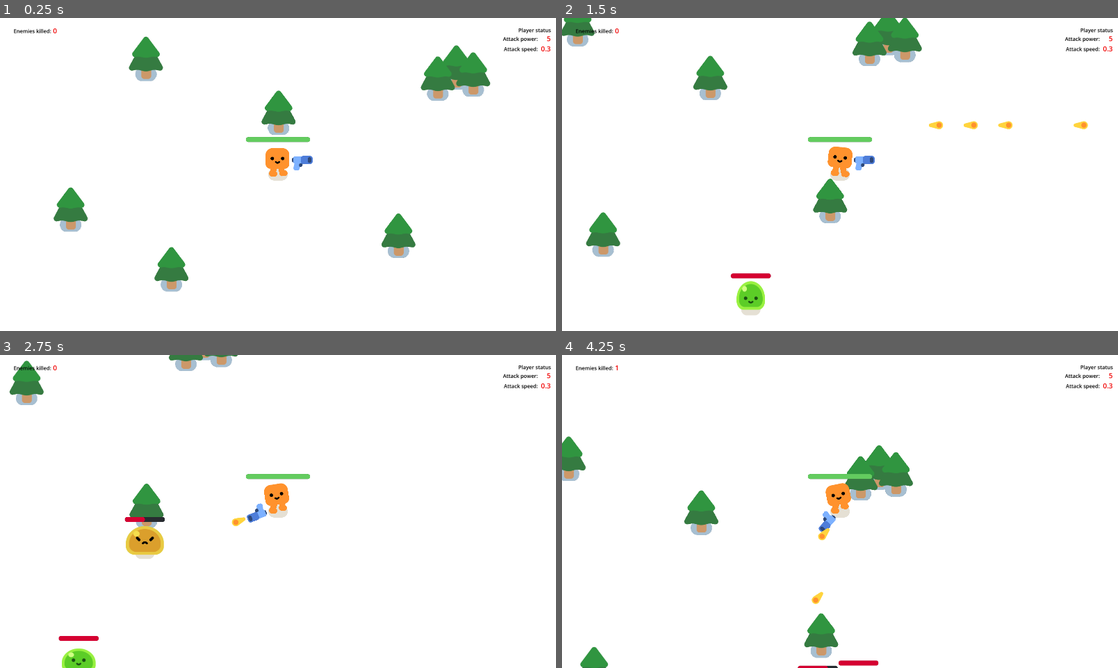
Above: before the commit, frames 1-4 (two rows, left to right).
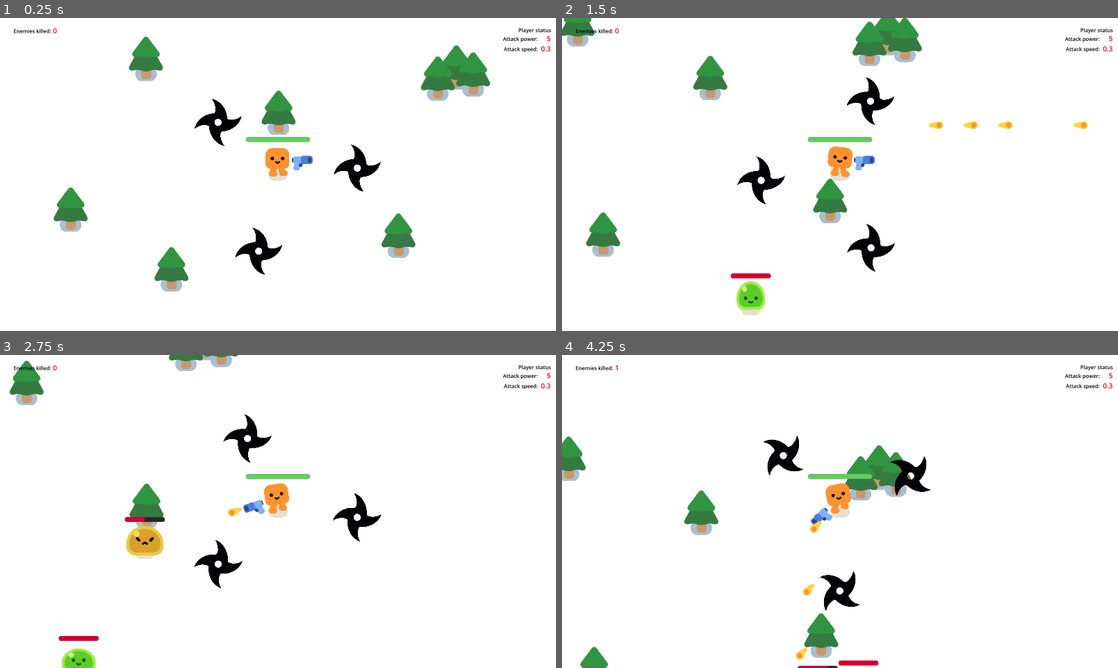
Above: after the commit, the same moments.

Repository: matheus97sm/survivor_game
Game: Godot game, scene res://survivors_game.tscn
The game is run twice, just before and just after one commit, with the same random seed, the same clock (stepped at 60 frames per second) and the same inputs.
Inputs:
- Up to frame 1 (0.25 s): no input
- Up to frame 2 (1.5 s): hold D (move_right) 0.53-1.28 s; hold S (move_down) from 1.28 s (still down)
- Up to frame 3 (2.75 s): release S (move_down) at 2.03 s; hold D (move_right) from 2.03 s (still down)
- Up to frame 4 (4.25 s): release D (move_right) at 2.78 s; hold W (move_up) 2.78-3.53 s; hold A (move_left) from 3.53 s (still down)

The runs differ from the first frame. In frame 1, 1.3% of the frame differs, in the area x 35-69%, y 25-82%; in frame 2, 1.3%; in frame 3, 1.6%; in frame 4, 1.7%, in the area x 36-67%, y 25-98%.

Commit message:
some new updates

Diff:
--- a/gun.gd
+++ b/gun.gd
@@ -2,6 +2,7 @@
 
 @onready var damage_label = get_node("/root/Game/UI/ColorRect/AttackPowerValueLabel")
 @onready var speed_label = get_node("/root/Game/UI/ColorRect/AttackSpeedValueLabel")
+@onready var player = get_node("/root/Game/Player")
 
 var maximum_shooting_speed = 0.15
 var shooting_speed = 0.3
@@ -12,11 +13,21 @@
 	speed_label.text = str(shooting_speed)
 
 func _physics_process(delta: float) -> void:
+	rotateWeapon()
+
 	var enemies_in_range = get_overlapping_bodies()
 
 	if enemies_in_range.size() > 0:
 		var target_enemy = enemies_in_range[0]
 		look_at(target_enemy.global_position)
+
+
+func rotateWeapon():
+	if %ShootingPoint.global_position.x < player.global_position.x:
+		scale = Vector2(1, -1)
+		return
+
+	scale = Vector2(1, 1)
 
 func shoot():
 	const BULLET = preload("res://bullet.tscn")
@@ -43,7 +54,6 @@
 	shoot()
 
 func _on_player_weapon_upgrade(upgrade_type) -> void:
-	print(upgrade_type)
 	if upgrade_type == "speed":
 		upgrade_weapon_speed()
 	if upgrade_type == "damage":
--- a/gun.tscn
+++ b/gun.tscn
@@ -17,6 +17,7 @@
 [node name="WeaponPivot" type="Marker2D" parent="."]
 
 [node name="Pistol" type="Sprite2D" parent="WeaponPivot"]
+unique_name_in_owner = true
 position = Vector2(84, -7)
 texture = ExtResource("1_vgqpo")
 
--- a/mob.tscn
+++ b/mob.tscn
@@ -37,10 +37,13 @@
 position = Vector2(0, -26)
 
 [node name="CollisionShape2D" type="CollisionShape2D" parent="AttackArea"]
+light_mask = 0
 shape = SubResource("CircleShape2D_a4ujy")
 debug_color = Color(0.988625, 0, 0.299871, 0.42)
 
 [node name="CollisionShape2D" type="CollisionShape2D" parent="."]
+light_mask = 4
+visibility_layer = 5
 position = Vector2(0, -26)
 shape = SubResource("CircleShape2D_qmj3k")
 
--- a/player.tscn
+++ b/player.tscn
@@ -1,8 +1,9 @@
-[gd_scene load_steps=8 format=3 uid="uid://rwyfr67y1uc0"]
+[gd_scene load_steps=9 format=3 uid="uid://rwyfr67y1uc0"]
 
 [ext_resource type="PackedScene" uid="uid://pbmyh1qru7p" path="res://characters/happy_boo/happy_boo.tscn" id="1_2t8ct"]
 [ext_resource type="Script" path="res://player.gd" id="1_xji22"]
 [ext_resource type="PackedScene" uid="uid://phvgov4ow6gr" path="res://gun.tscn" id="3_o35hh"]
+[ext_resource type="PackedScene" uid="uid://drqkm8x1t38f7" path="res://weapon/shuriken_attack.tscn" id="4_edw5v"]
 
 [sub_resource type="CircleShape2D" id="CircleShape2D_bovb0"]
 radius = 32.0156
@@ -51,6 +52,8 @@
 shape = SubResource("CircleShape2D_834hi")
 debug_color = Color(1, 0.0117647, 0.027451, 0.282353)
 
+[node name="ShurikenAttack" parent="." instance=ExtResource("4_edw5v")]
+
 [node name="ProgressBar" type="ProgressBar" parent="."]
 unique_name_in_owner = true
 offset_left = -111.0
@@ -61,5 +64,3 @@
 theme_override_styles/fill = SubResource("StyleBoxFlat_r05xl")
 value = 100.0
 show_percentage = false
-
-[connection signal="weapon_upgrade" from="." to="Gun" method="_on_player_weapon_upgrade"]
--- /dev/null
+++ b/shuriken/shuriken.gd
@@ -0,0 +1,18 @@
+extends Area2D
+
+
+var shuriken_damage = 3.0
+
+
+func _ready() -> void:
+	play_attack()
+
+
+func play_attack():
+	%AnimationPlayer.play("attack")
+
+
+func _on_body_entered(body: Node2D) -> void:
+	print(body)
+	if body.has_method("take_damage"):
+		body.take_damage(shuriken_damage)
--- /dev/null
+++ b/shuriken/shuriken.tscn
@@ -0,0 +1,64 @@
+[gd_scene load_steps=7 format=3 uid="uid://ddydui66gptyt"]
+
+[ext_resource type="Script" path="res://shuriken/shuriken.gd" id="1_88bye"]
+[ext_resource type="Texture2D" uid="uid://clipxhtef4e40" path="res://shuriken/shuriken.png" id="1_urrbo"]
+
+[sub_resource type="CircleShape2D" id="CircleShape2D_4kyv2"]
+radius = 85.0529
+
+[sub_resource type="Animation" id="Animation_kynar"]
+length = 0.001
+tracks/0/type = "value"
+tracks/0/imported = false
+tracks/0/enabled = true
+tracks/0/path = NodePath("Shuriken:rotation")
+tracks/0/interp = 1
+tracks/0/loop_wrap = true
+tracks/0/keys = {
+"times": PackedFloat32Array(0),
+"transitions": PackedFloat32Array(1),
+"update": 0,
+"values": [0.0]
+}
+
+[sub_resource type="Animation" id="Animation_so15u"]
+resource_name = "attack"
+length = 0.8
+loop_mode = 1
+tracks/0/type = "value"
+tracks/0/imported = false
+tracks/0/enabled = true
+tracks/0/path = NodePath("Shuriken:rotation")
+tracks/0/interp = 1
+tracks/0/loop_wrap = true
+tracks/0/keys = {
+"times": PackedFloat32Array(0, 0.8),
+"transitions": PackedFloat32Array(1, 1),
+"update": 0,
+"values": [0.0, 6.28319]
+}
+
+[sub_resource type="AnimationLibrary" id="AnimationLibrary_f53eo"]
+_data = {
+"RESET": SubResource("Animation_kynar"),
+"attack": SubResource("Animation_so15u")
+}
+
+[node name="Shuriken" type="Area2D"]
+script = ExtResource("1_88bye")
+
+[node name="Shuriken" type="Sprite2D" parent="."]
+position = Vector2(1.00003, 7.62939e-06)
+scale = Vector2(0.2, 0.2)
+texture = ExtResource("1_urrbo")
+
+[node name="CollisionShape2D" type="CollisionShape2D" parent="."]
+shape = SubResource("CircleShape2D_4kyv2")
+
+[node name="AnimationPlayer" type="AnimationPlayer" parent="."]
+unique_name_in_owner = true
+libraries = {
+"": SubResource("AnimationLibrary_f53eo")
+}
+
+[connection signal="body_entered" from="." to="." method="_on_body_entered"]
--- a/survivors_game.gd
+++ b/survivors_game.gd
@@ -42,3 +42,9 @@
 func updateMobsKilled() -> void:
 	mobs_killed += 1
 	%EnemiesKilledCounter.text = str(mobs_killed)
+
+
+func _on_restart_game_button_button_down() -> void:
+	%GameOverScreen.visible = false
+	get_tree().paused = false
+	get_tree().reload_current_scene()
--- a/survivors_game.tscn
+++ b/survivors_game.tscn
@@ -24,6 +24,9 @@
 font_size = 24
 font_color = Color(0.945098, 0, 0, 1)
 
+[sub_resource type="StyleBoxFlat" id="StyleBoxFlat_6x11f"]
+bg_color = Color(0.292808, 0.603911, 0.280455, 1)
+
 [node name="Game" type="Node2D"]
 y_sort_enabled = true
 script = ExtResource("1_w7nd4")
@@ -92,6 +95,84 @@
 [node name="IncreaseMobSpawnRatio" type="Timer" parent="."]
 wait_time = 10.0
 autostart = true
+
+[node name="UI" type="CanvasLayer" parent="."]
+
+[node name="ColorRect" type="ColorRect" parent="UI"]
+anchors_preset = 15
+anchor_right = 1.0
+anchor_bottom = 1.0
+grow_horizontal = 2
+grow_vertical = 2
+color = Color(1, 1, 1, 0)
+
+[node name="EnemiesKilledLabel" type="Label" parent="UI/ColorRect"]
+layout_mode = 0
+offset_left = 47.0
+offset_top = 32.0
+offset_right = 177.0
+offset_bottom = 58.0
+text = "Enemies killed:"
+label_settings = SubResource("LabelSettings_8cebq")
+
+[node name="EnemiesKilledCounter" type="Label" parent="UI/ColorRect"]
+unique_name_in_owner = true
+layout_mode = 0
+offset_left = 183.0
+offset_top = 27.0
+offset_right = 223.0
+offset_bottom = 61.0
+text = "0"
+label_settings = SubResource("LabelSettings_7o7s0")
+
+[node name="PlayerStatusLabel" type="Label" parent="UI/ColorRect"]
+layout_mode = 0
+offset_left = 1790.0
+offset_top = 29.0
+offset_right = 1920.0
+offset_bottom = 55.0
+text = "Player status"
+label_settings = SubResource("LabelSettings_8cebq")
+
+[node name="AttackPowerLabel" type="Label" parent="UI/ColorRect"]
+layout_mode = 0
+offset_left = 1728.0
+offset_top = 59.0
+offset_right = 1858.0
+offset_bottom = 85.0
+text = "Attack power:"
+label_settings = SubResource("LabelSettings_8cebq")
+horizontal_alignment = 2
+
+[node name="AttackPowerValueLabel" type="Label" parent="UI/ColorRect"]
+layout_mode = 0
+offset_left = 1862.0
+offset_top = 54.0
+offset_right = 1902.0
+offset_bottom = 88.0
+text = "0"
+label_settings = SubResource("LabelSettings_7o7s0")
+horizontal_alignment = 2
+
+[node name="AttackSpeedLabel" type="Label" parent="UI/ColorRect"]
+layout_mode = 0
+offset_left = 1728.0
+offset_top = 94.0
+offset_right = 1858.0
+offset_bottom = 120.0
+text = "Attack speed:"
+label_settings = SubResource("LabelSettings_8cebq")
+horizontal_alignment = 2
+
+[node name="AttackSpeedValueLabel" type="Label" parent="UI/ColorRect"]
+layout_mode = 0
+offset_left = 1862.0
+offset_top = 89.0
+offset_right = 1902.0
+offset_bottom = 123.0
+text = "0"
+label_settings = SubResource("LabelSettings_7o7s0")
+horizontal_alignment = 2
 
 [node name="GameOverScreen" type="CanvasLayer" parent="."]
 unique_name_in_owner = true
@@ -122,86 +203,27 @@
 text = "GAME OVER"
 uppercase = true
 
-[node name="UI" type="CanvasLayer" parent="."]
-
-[node name="ColorRect" type="ColorRect" parent="UI"]
-anchors_preset = 15
-anchor_right = 1.0
-anchor_bottom = 1.0
-grow_horizontal = 2
-grow_vertical = 2
-color = Color(1, 1, 1, 0)
-
-[node name="EnemiesKilledLabel" type="Label" parent="UI/ColorRect"]
-layout_mode = 0
-offset_left = 47.0
-offset_top = 32.0
-offset_right = 177.0
-offset_bottom = 58.0
-text = "Enemies killed:"
-label_settings = SubResource("LabelSettings_8cebq")
-
-[node name="EnemiesKilledCounter" type="Label" parent="UI/ColorRect"]
-unique_name_in_owner = true
-layout_mode = 0
-offset_left = 183.0
-offset_top = 27.0
-offset_right = 223.0
-offset_bottom = 61.0
-text = "0"
-label_settings = SubResource("LabelSettings_7o7s0")
-
-[node name="PlayerStatusLabel" type="Label" parent="UI/ColorRect"]
-layout_mode = 0
-offset_left = 1790.0
-offset_top = 29.0
-offset_right = 1920.0
-offset_bottom = 55.0
-text = "Player status"
-label_settings = SubResource("LabelSettings_8cebq")
-
-[node name="AttackPowerLabel" type="Label" parent="UI/ColorRect"]
-layout_mode = 0
-offset_left = 1728.0
-offset_top = 59.0
-offset_right = 1858.0
-offset_bottom = 85.0
-text = "Attack power:"
-label_settings = SubResource("LabelSettings_8cebq")
-horizontal_alignment = 2
-
-[node name="AttackPowerValueLabel" type="Label" parent="UI/ColorRect"]
-layout_mode = 0
-offset_left = 1862.0
-offset_top = 54.0
-offset_right = 1902.0
-offset_bottom = 88.0
-text = "0"
-label_settings = SubResource("LabelSettings_7o7s0")
-horizontal_alignment = 2
-
-[node name="AttackSpeedLabel" type="Label" parent="UI/ColorRect"]
-layout_mode = 0
-offset_left = 1728.0
-offset_top = 94.0
-offset_right = 1858.0
-offset_bottom = 120.0
-text = "Attack speed:"
-label_settings = SubResource("LabelSettings_8cebq")
-horizontal_alignment = 2
-
-[node name="AttackSpeedValueLabel" type="Label" parent="UI/ColorRect"]
-layout_mode = 0
-offset_left = 1862.0
-offset_top = 89.0
-offset_right = 1902.0
-offset_bottom = 123.0
-text = "0"
-label_settings = SubResource("LabelSettings_7o7s0")
-horizontal_alignment = 2
+[node name="RestartGameButton" type="Button" parent="GameOverScreen/ColorRect"]
+process_mode = 3
+layout_mode = 1
+anchors_preset = 8
+anchor_left = 0.5
+anchor_top = 0.5
+anchor_right = 0.5
+anchor_bottom = 0.5
+offset_left = -65.5
+offset_top = 113.0
+offset_right = 65.5
+offset_bottom = 155.0
+grow_horizontal = 2
+grow_vertical = 2
+mouse_default_cursor_shape = 2
+theme_override_styles/normal = SubResource("StyleBoxFlat_6x11f")
+text = "Restart"
 
 [connection signal="game_over" from="Player" to="." method="_on_player_game_over"]
 [connection signal="weapon_upgrade" from="Player" to="Player" method="_on_weapon_upgrade"]
 [connection signal="timeout" from="SpawnMobTimer" to="." method="_on_spawn_mob_timer_timeout"]
 [connection signal="timeout" from="SpawnUpgradeTimer" to="." method="_on_spawn_upgrade_timer_timeout"]
 [connection signal="timeout" from="IncreaseMobSpawnRatio" to="." method="_on_increase_mob_spawn_ratio_timeout"]
+[connection signal="button_down" from="GameOverScreen/ColorRect/RestartGameButton" to="." method="_on_restart_game_button_button_down"]
--- /dev/null
+++ b/weapon/shuriken_attack.gd
@@ -0,0 +1,4 @@
+extends Area2D
+
+func _physics_process(delta: float) -> void:
+	rotation += 1* delta
--- /dev/null
+++ b/weapon/shuriken_attack.tscn
@@ -0,0 +1,35 @@
+[gd_scene load_steps=4 format=3 uid="uid://drqkm8x1t38f7"]
+
+[ext_resource type="Script" path="res://weapon/shuriken_attack.gd" id="1_kdjh6"]
+[ext_resource type="PackedScene" uid="uid://ddydui66gptyt" path="res://shuriken/shuriken.tscn" id="1_r8alx"]
+
+[sub_resource type="CircleShape2D" id="CircleShape2D_lsb5w"]
+radius = 276.147
+
+[node name="ShurikenAttack" type="Area2D"]
+script = ExtResource("1_kdjh6")
+
+[node name="CollisionShape2D" type="CollisionShape2D" parent="."]
+light_mask = 0
+shape = SubResource("CircleShape2D_lsb5w")
+
+[node name="Shuriken5" parent="." instance=ExtResource("1_r8alx")]
+light_mask = 0
+visibility_layer = 4
+position = Vector2(259, -89)
+collision_layer = 0
+collision_mask = 4
+
+[node name="Shuriken4" parent="." instance=ExtResource("1_r8alx")]
+light_mask = 0
+visibility_layer = 4
+position = Vector2(-246, -123)
+collision_layer = 0
+collision_mask = 4
+
+[node name="Shuriken6" parent="." instance=ExtResource("1_r8alx")]
+light_mask = 0
+visibility_layer = 4
+position = Vector2(0, 273)
+collision_layer = 0
+collision_mask = 4
Binary file added: shuriken/shuriken.png
Not shown, added: shuriken/shuriken.png.import
Not shown: 1 places in survivors_game.tscn that only renumber resources
